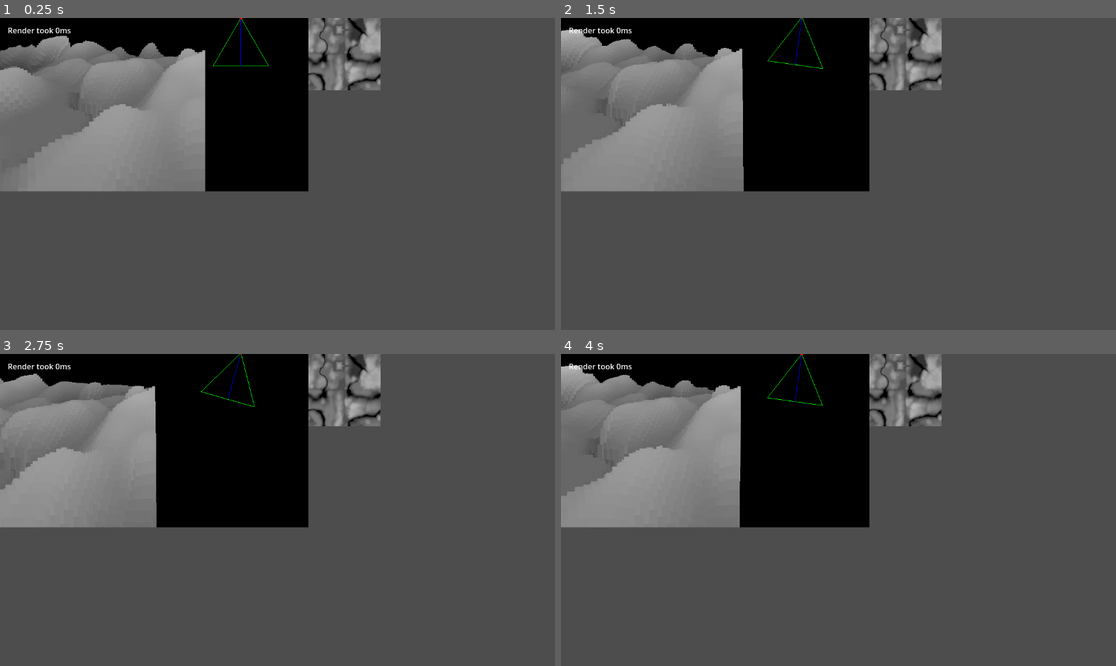
Above: before the commit, frames 1-4 (two rows, left to right).
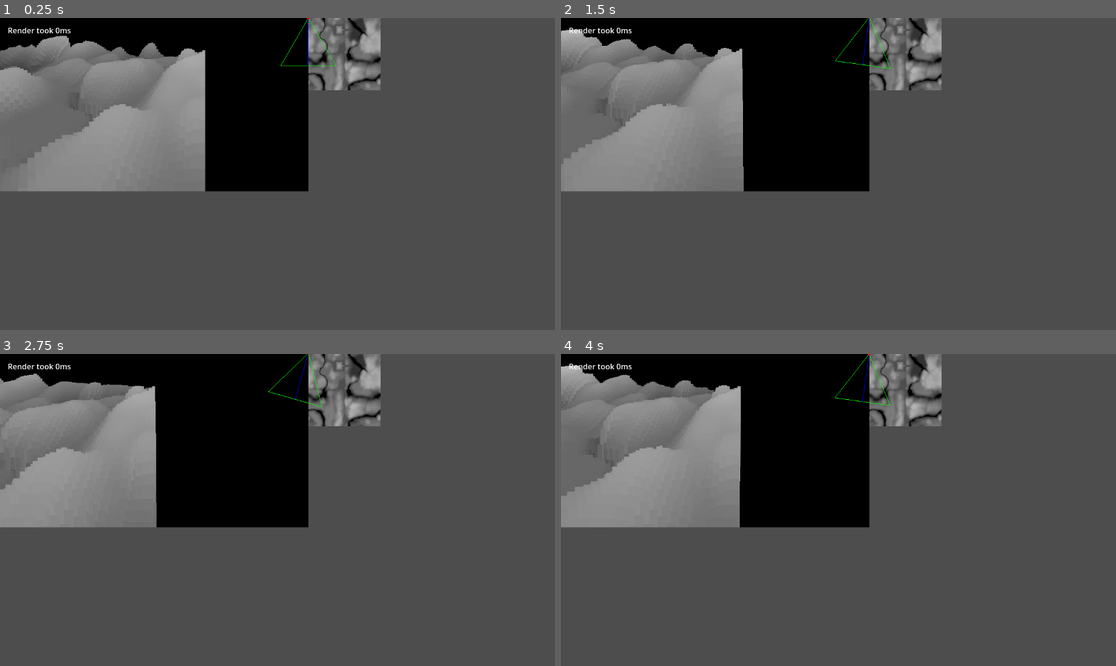
Above: after the commit, the same moments.

Repository: greenpixels/godot-voxel-space-demo
Game: Godot game, scene res://voxel_space_renderer/voxel_space_renderer.tscn
The game is run twice, just before and just after one commit, with the same random seed, the same clock (stepped at 60 frames per second) and the same inputs.
Inputs:
- Up to frame 1 (0.25 s): no input
- Up to frame 2 (1.5 s): tap Enter at 0.5 s; hold Right (ui_right) 0.53-1.28 s; tap Space at 1.25 s; hold Down (ui_down) from 1.28 s (still down)
- Up to frame 3 (2.75 s): tap Enter at 2 s; release Down (ui_down) at 2.03 s; hold Right (ui_right) from 2.03 s (still down)
- Up to frame 4 (4 s): tap Space at 2.75 s; release Right (ui_right) at 2.78 s; hold Up (ui_up) 2.78-3.53 s; tap Enter at 3.5 s; hold Left (ui_left) from 3.53 s (still down)

The runs differ from the first frame. In frame 1, 0.2% of the frame differs, in the area x 38-61%, y 0-16%; in frame 2, 0.2%; in frame 3, 0.2%; in frame 4, 0.2%.

Commit message:
fix: fix indicated position not being positioned correctly

Diff:
--- a/voxel_space_renderer/voxel_space_renderer.gd
+++ b/voxel_space_renderer/voxel_space_renderer.gd
@@ -68,7 +68,7 @@
 	_move_view()
 
 func _draw():
-	var map_position = Vector2(500, 0)
+	var map_position = Vector2(render_width, 0)
 	var view_width = (tan(deg_to_rad(field_of_view / 2.)) * view_distance) * 2
 	# Draw 3d view
 	draw_texture(output_texture, Vector2(0, 0))
